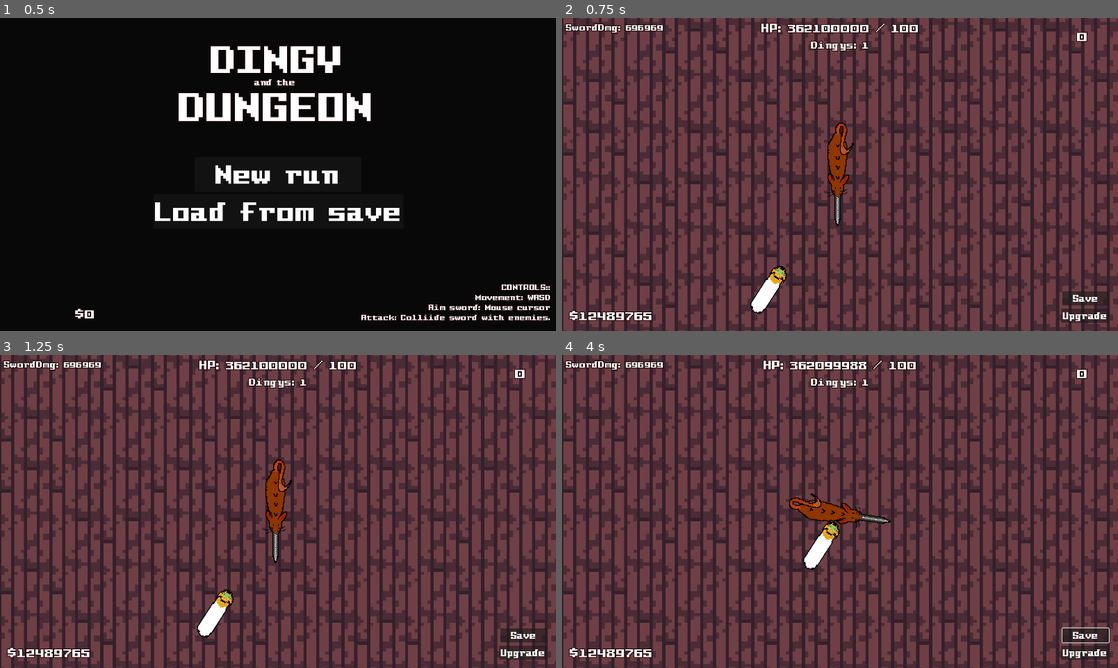
Above: before the commit, frames 1-4 (two rows, left to right).
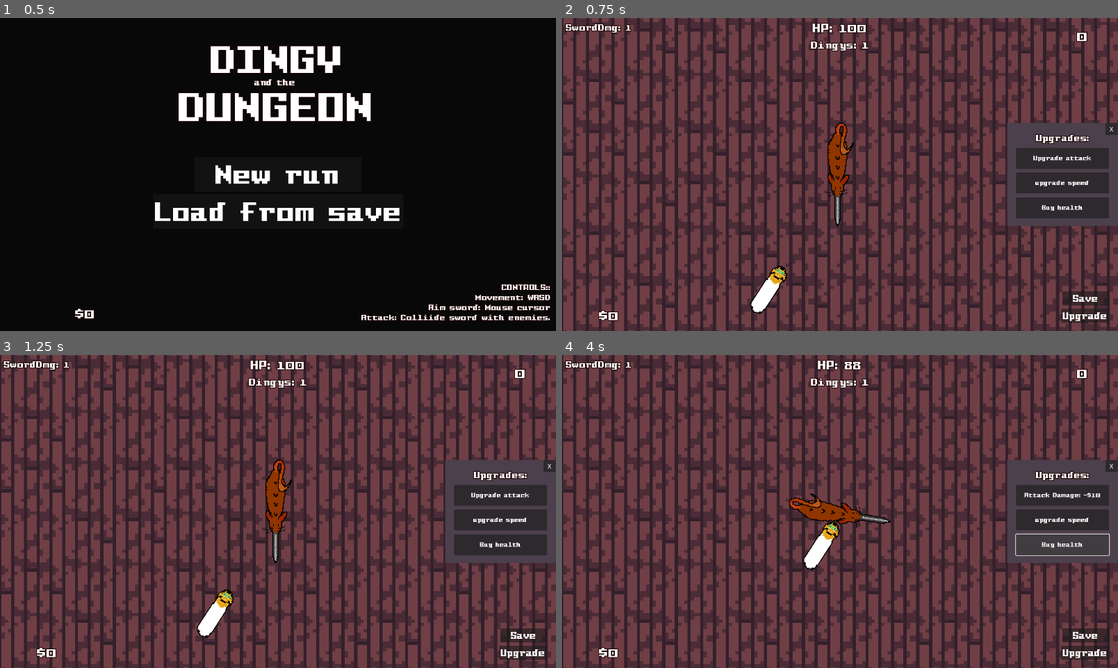
Above: after the commit, the same moments.

Repository: snoutibur-academic/Dingy-Dungeon-Game
Game: Godot game, scene res://Scenes/Main/Main.tscn
The game is run twice, just before and just after one commit, with the same random seed, the same clock (stepped at 60 frames per second) and the same inputs.
Inputs (mouse positions are in pixels of both pictures, inside the frame that each line leads up to):
- Up to frame 1 (0.5 s): no input
- Up to frame 2 (0.75 s): click "Load from save" at 0.5 s
- Up to frame 3 (1.25 s): no input
- Up to frame 4 (4 s): click (1062, 495) at 1.25 s, where only the run after the commit has a clickable "Upgrade attack"; click "Save" at 2 s; click (1062, 520) at 2.75 s, where only the run after the commit has a clickable "upgrade speed"; click (1062, 545) at 3.5 s, where only the run after the commit has a clickable "Buy health"

Frame 1 is identical in both runs. In frame 2, 5.8% of the frame differs, in the area x 1-100%, y 1-97%; in frame 3, 5.8%; in frame 4, 6.1%.
Error after the commit: Invalid operands 'String' and 'Nil' in operator '+'. (res://Player/HUD.gd:44)

Commit message:
ADDED BUTTONS, BASIS FOR UPGRADE BUTTONS IMPLEMENTED

Diff:
--- a/GlobalScripts/Game.gd
+++ b/GlobalScripts/Game.gd
@@ -1,13 +1,17 @@
 extends Node
 
 var playerHP = 100
-var playerMaxHP = 100
 var money = 0
 
 var plrAtkDmg = 1
 var atkDmgUpgradeCost = 10
+var healCost = 30
+var healAmount
+
+var playerSpeed = 15
+var speedUpgradeCost = 20
 
 var wave = 0
 var waveDifficultyMultiplier = 1
+var dingyFunny = 1
 var mobCount = 0
-var dingyFunny = 1
--- a/GlobalScripts/Utils.gd
+++ b/GlobalScripts/Utils.gd
@@ -11,7 +11,15 @@
 		"playerHP": Game.playerHP,
 		"money": Game.money,
 		"plrAtkDmg": Game.plrAtkDmg,
-		"atkDmgUpgradeCost": Game.atkDmgUpgradeCost
+		"atkDmgUpgradeCost": Game.atkDmgUpgradeCost,
+
+		"wave": Game.wave,
+		"dingyFunny": Game.dingyFunny,
+
+		"healAmount": Game.healAmount,
+		"healCost": Game.healCost,
+
+		"speedUpgradeCost": Game.speedUpgradeCost
 	}
 
 	# Convert to json and write to saveFileR
@@ -28,6 +36,15 @@
 			if curLine:
 				Game.playerHP = curLine["playerHP"]
 				Game.money = curLine["money"]
+
 				Game.plrAtkDmg = curLine["plrAtkDmg"]
 				Game.atkDmgUpgradeCost = curLine["atkDmgUpgradeCost"]
-		print("Save file loaded")
+
+				Game.wave = curLine["wave"]
+				Game.dingyFunny = curLine["dingyFunny"]
+
+				Game.atkDmgUpgradeCost = curLine["atkDmgUpgradeCost"]
+				Game.speedUpgradeCost = curLine["speedUpgradeCost"]
+
+				Game.healAmount = curLine["healAmount"]
+				Game.healCost = curLine["healCost"]
--- a/Player/HUD.gd
+++ b/Player/HUD.gd
@@ -19,3 +19,26 @@
 
 		Game.plrAtkDmg +=1
 	$UpgradeMenu/ColorRect/UpgradeAttackButton.text = "Attack Damage: -$" + str(Game.atkDmgUpgradeCost)
+
+
+func _on_buy_health_button_pressed():
+	if (Game.money) >= Game.healCost:
+
+		Game.money -= Game.healCost
+		Game.healCost += round(Game.healthcost * 1.5 * Game.wave)
+		Game.healAmount = Game.wave * 5
+
+		Game.playerHP += Game.healAmount
+
+	$UpgradeMenu/ColorRect/UpgradeMenu/ColorRect/BuyHealthButton.text = "Heal" + Game.healAmount + "HP for -$" + str(Game.healCost)
+
+func _on_speed_upgrade_button_pressed():
+	if (Game.money) >= Game.speedUpgradeCost:
+
+		Game.money -= Game.speedUpgradeCost
+		Game.speedUpgradeCost += round(Game.healthcost * 1.5 * Game.wave)
+		Game.speedUpgradeCost = Game.wave * 5
+
+		Game.playerSpeed += 5
+
+	$UpgradeMenu/ColorRect/UpgradeMenu/ColorRect/BuyHealthButton.text = "Heal" + Game.healAmount + "HP for -$" + str(Game.healCost)
--- a/Player/HUD.tscn
+++ b/Player/HUD.tscn
@@ -7,7 +7,7 @@
 script/source = "extends Label
 
 func _process(delta):
-	self.text = \"HP: \" + str(Game.playerHP) + \" / \" + str(Game.playerMaxHP)
+	self.text = \"HP: \" + str(round(Game.playerHP))
 "
 
 [sub_resource type="GDScript" id="GDScript_yun2g"]
@@ -109,7 +109,6 @@
 script = SubResource("GDScript_euhmn")
 
 [node name="UpgradeMenu" type="CanvasLayer" parent="."]
-visible = false
 
 [node name="ColorRect" type="ColorRect" parent="UpgradeMenu"]
 anchors_preset = 6
@@ -132,13 +131,45 @@
 anchor_right = 0.5
 anchor_bottom = 0.5
 offset_left = -120.5
-offset_top = -27.0
+offset_top = -69.0
 offset_right = 120.5
-offset_bottom = 27.0
-grow_horizontal = 2
-grow_vertical = 2
-theme = ExtResource("1_5xnaw")
-text = "Attack Damage - $10"
+offset_bottom = -15.0
+grow_horizontal = 2
+grow_vertical = 2
+theme = ExtResource("1_5xnaw")
+text = "Upgrade attack"
+
+[node name="SpeedUpgradeButton" type="Button" parent="UpgradeMenu/ColorRect"]
+layout_mode = 1
+anchors_preset = 8
+anchor_left = 0.5
+anchor_top = 0.5
+anchor_right = 0.5
+anchor_bottom = 0.5
+offset_left = -120.5
+offset_top = -5.0
+offset_right = 120.5
+offset_bottom = 49.0
+grow_horizontal = 2
+grow_vertical = 2
+theme = ExtResource("1_5xnaw")
+text = "upgrade speed"
+
+[node name="BuyHealthButton" type="Button" parent="UpgradeMenu/ColorRect"]
+layout_mode = 1
+anchors_preset = 8
+anchor_left = 0.5
+anchor_top = 0.5
+anchor_right = 0.5
+anchor_bottom = 0.5
+offset_left = -120.5
+offset_top = 59.0
+offset_right = 120.5
+offset_bottom = 113.0
+grow_horizontal = 2
+grow_vertical = 2
+theme = ExtResource("1_5xnaw")
+text = "Buy health"
 
 [node name="Label" type="Label" parent="UpgradeMenu/ColorRect"]
 layout_mode = 1
@@ -205,6 +236,8 @@
 script = SubResource("GDScript_t5vnu")
 
 [connection signal="pressed" from="UpgradeMenu/ColorRect/UpgradeAttackButton" to="." method="_on_upgrade_attack_button_pressed"]
+[connection signal="pressed" from="UpgradeMenu/ColorRect/SpeedUpgradeButton" to="." method="_on_speed_upgrade_button_pressed"]
+[connection signal="pressed" from="UpgradeMenu/ColorRect/BuyHealthButton" to="." method="_on_buy_health_button_pressed"]
 [connection signal="pressed" from="UpgradeMenu/ColorRect/CloseMenu" to="." method="_on_close_menu_pressed"]
 [connection signal="pressed" from="UpgradeButton" to="." method="_on_upgrade_button_pressed"]
 [connection signal="pressed" from="Button" to="." method="_on_button_pressed"]
--- a/Player/Player.gd
+++ b/Player/Player.gd
@@ -1,6 +1,6 @@
 extends CharacterBody2D
 
-@export var move_speed = 15
+@export var move_speed = Game.playerSpeed
 @onready var anim = $AnimatedSprite2D
 
 var swordDirection = Vector2()
--- a/Scenes/Main/MainScene.gd
+++ b/Scenes/Main/MainScene.gd
@@ -20,6 +20,11 @@
 	Game.waveDifficultyMultiplier = 1
 	Game.mobCount = 0
 
+	Game.healCost = 30
+
+	Game.speedUpgradeCost = 20
+	Game.playerSpeed = 15
+
 func _on_start_from_save_pressed():
 	Utils.loadGame()
 	Game.mobCount = 0
Not shown, changed: DingusSaveData.bin
